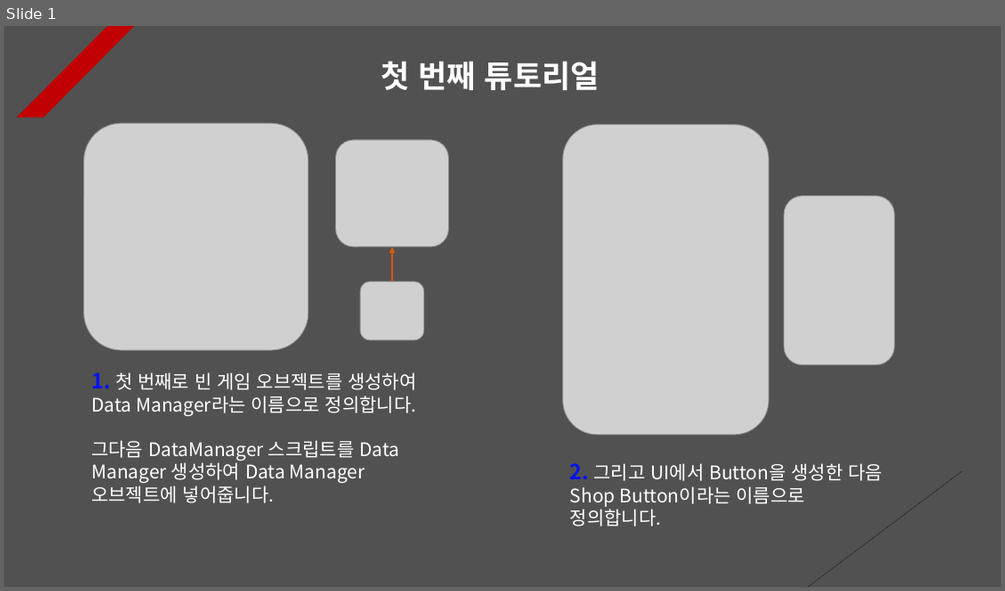
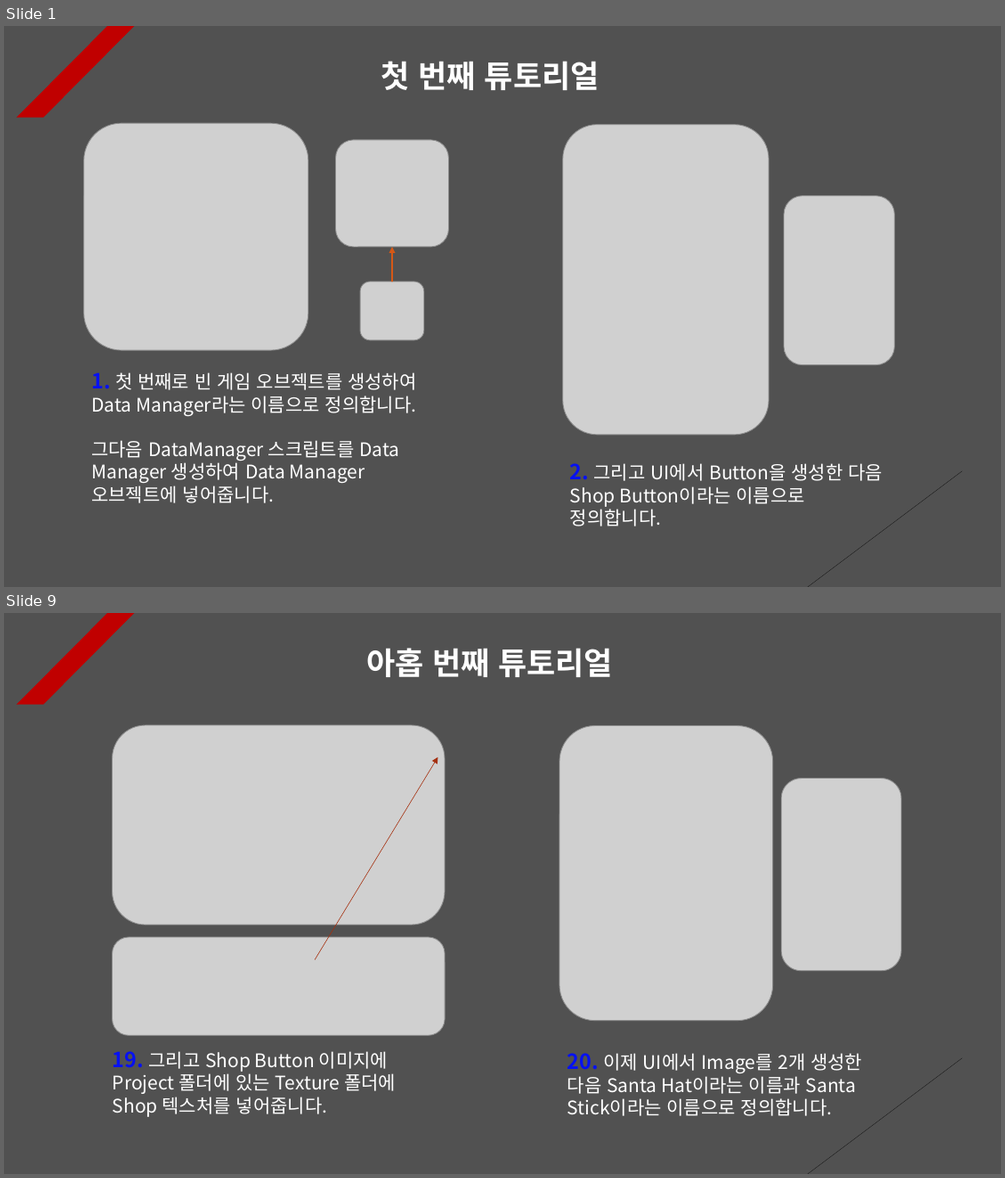
Before and after one commit to Unity2033/3D-UnityEngine, a slide deck: Assets/Class/Raycast/PPT Data/RayCast Example.pptx. Shown one above the other, each under a label of ours: slide 1 before the commit, slides 1 and 9 after it; the slides between them are not shown. The pictures are 1005x591 and 1005x1178 pixels, drawn with LibreOffice and Linux fonts; fonts in the diff are those of the drawing; grey boxes stand for pictures. Boxes give left, top, right and bottom in pixels: in the first picture for what was removed or moved away, otherwise in the second. Text is boxed around its words. In the diff, an @@ line names an element or a change of style, - is before the commit and + after.

```diff
--- a/Assets/Class/Raycast/PPT Data/RayCast Example.pptx
+++ b/Assets/Class/Raycast/PPT Data/RayCast Example.pptx
@@ slide 9 added at [4,613,1001,1174], background #515151; not listed: 2 template elements that a slide beside it also shows @@
@@ text added at [366,648,613,677], 30 pt, text #FFFFFF, bold @@
+아홉 번째 튜토리얼
@@ picture added at [113,725,445,925] @@
@@ picture added at [559,726,773,1021] @@
@@ arrow added from (316, 960) to (437, 757), #A5300F 0.5 pt dashed @@
@@ picture added at [782,779,901,971] @@
@@ picture added at [113,937,445,1035] @@
@@ text added at [113,1051,396,1117], 18 pt, text #FFFFFF @@
+19. 그리고 Shop Button 이미지에 Project 폴더에 있는 Texture 폴더에 Shop 텍스처를 넣어줍니다.
@@ text added at [567,1053,862,1116], 18 pt, text #FFFFFF @@
+20. 이제 UI에서 Image를 2개 생성한 다음 Santa Hat이라는 이름과 Santa Stick이라는 이름으로 정의합니다.
```
Also in this commit, not shown: 7 slides changed, 1 other slide added, 45 other files.
